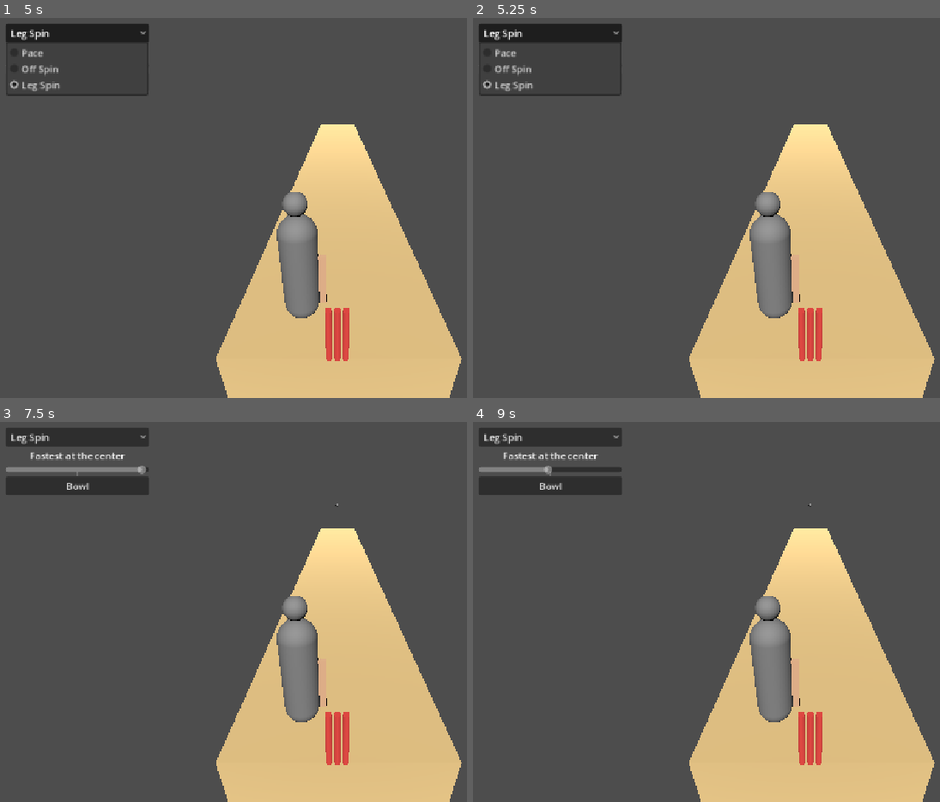
Above: before the commit, frames 1-4 (two rows, left to right).
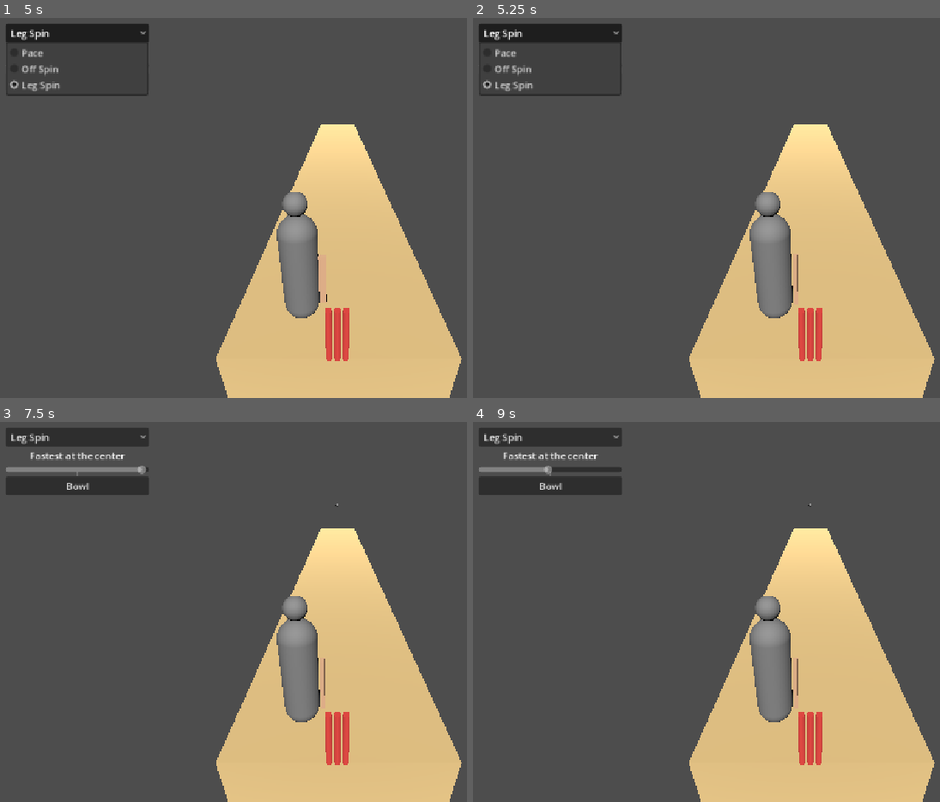
Above: after the commit, the same moments.

Repository: aranmahadevan108-prog/Real-Work-Haven
Game: Godot game, scene res://Cricket Batting Experience.tscn
Two runs of this game, one before a commit and one after it. Both use one fixed random seed, a clock stepped at 60 frames per second and the inputs below.
Inputs:
- Up to frame 1 (5 s): click "Pace" at 0.5 s; click "Bowl" at 1.25 s; click "Leg Spin" at 2 s; click "Leg Spin" at 2.75 s; click "Bowl" at 3.5 s; click "Leg Spin" at 4.25 s
- Up to frame 2 (5.25 s): tap Enter at 5 s; tap Space (swing) at 5.1 s
- Up to frame 3 (7.5 s): tap Space (swing) at 5.75, 5.85, 7.35 s; click "Bowl" at 6.5 s; tap Enter at 7.25 s
- Up to frame 4 (9 s): tap Space (swing) at 8, 8.1, 8.85 s; tap Enter at 8.75 s

Frame 1 is identical in both runs. In frame 2, less than 0.1% of the frame differs, in the area x 68-71%, y 62-75%; in frame 3, less than 0.1%; in frame 4, less than 0.1%.

Commit message:
fix: move swing_bat to batting script, restore lobby

Diff:
--- a/cricket_batting_experience.gd
+++ b/cricket_batting_experience.gd
@@ -88,11 +88,11 @@
 	cooldown -= delta
 	if local_swing and Input.is_action_just_pressed("swing"):
 		swing()
-
 func swing() -> void:
 	if cooldown > 0:
 		return
 	cooldown = 1
+	swing_bat()
 	if ball_in_zone:
 		print("HIT")
 		ball.linear_velocity = Vector3(45, 15, -40)
@@ -114,3 +114,8 @@
 	if body == $Ball:
 		wickets += 1
 		print("OUT! Wickets: ", wickets)
+
+func swing_bat():
+	var tween = create_tween()
+	tween.tween_property($Batsman/BatPivot, "rotation_degrees:y", -100, 0.12)
+	tween.tween_property($Batsman/BatPivot, "rotation_degrees:y", 0, 0.25)
--- a/lan_lobby.gd
+++ b/lan_lobby.gd
@@ -126,7 +126,3 @@
 	over_label.hide()
 	lobby.show()
 	status.text = message
-func swing_bat():
-	var tween = create_tween()
-	tween.tween_property($Batsman/BatPivot, "rotation_degrees:y", -100, 0.12)
-	tween.tween_property($Batsman/BatPivot, "rotation_degrees:y", 0, 0.25)
